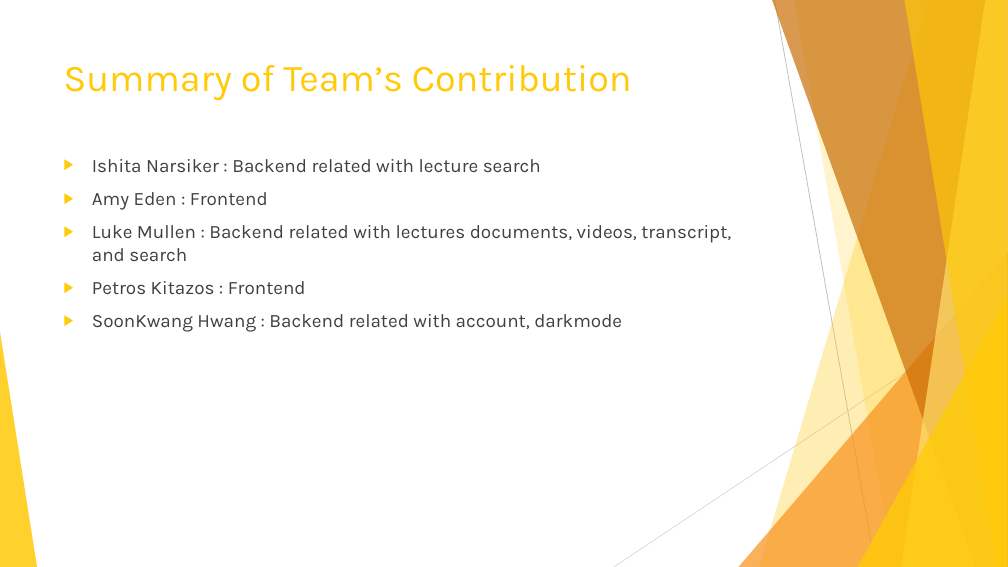
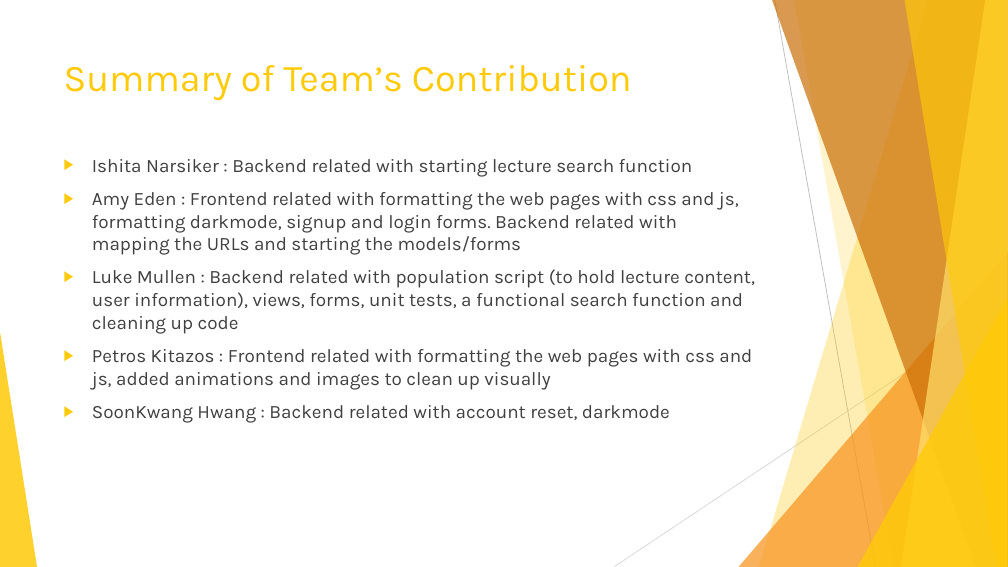
Before and after one commit to Ishitanarsiker/WAD2_GroupProject, a slide deck: slide 9 of Presentation.pptx (slide 8 before the commit). Drawn at 1008x567 pixels with LibreOffice and Linux fonts; fonts in the diff are those of the drawing. Boxes give left, top, right and bottom in pixels: in the first picture for what was removed or moved away, otherwise in the second. Text is boxed around its words. In the diff, an @@ line names an element or a change of style, - is before the commit and + after.

Commit message:
Presentation

```diff
--- a/Presentation.pptx
+++ b/Presentation.pptx
@@ text at (92, 159, 755, 423): text changed @@
-▶ Ishita Narsiker : Backend related with lecture search
-▶ Amy Eden : Frontend
-▶ Luke Mullen : Backend related with lectures documents, videos, transcript, and search
-▶ Petros Kitazos : Frontend
-▶ SoonKwang Hwang : Backend related with account, darkmode
+▶ Ishita Narsiker : Backend related with starting lecture search function
+▶ Amy Eden : Frontend related with formatting the web pages with css and js, formatting darkmode, signup and login forms. Backend related with mapping the URLs and starting the models/forms
+▶ Luke Mullen : Backend related with population script (to hold lecture content, user information), views, forms, unit tests, a functional search function and cleaning up code
+▶ Petros Kitazos : Frontend related with formatting the web pages with css and js, added animations and images to clean up visually
+▶ SoonKwang Hwang : Backend related with account reset, darkmode
```
Also in this commit, not shown: 3 other slides changed, 1 slide added.
